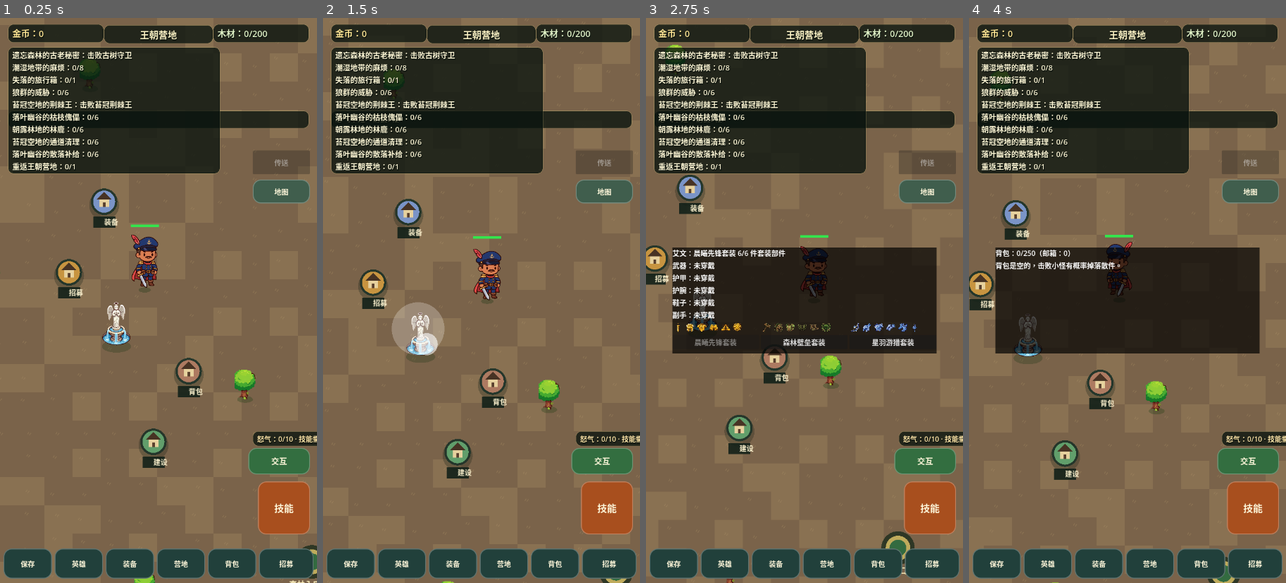
Above: before the commit, frames 1-4 (left to right).
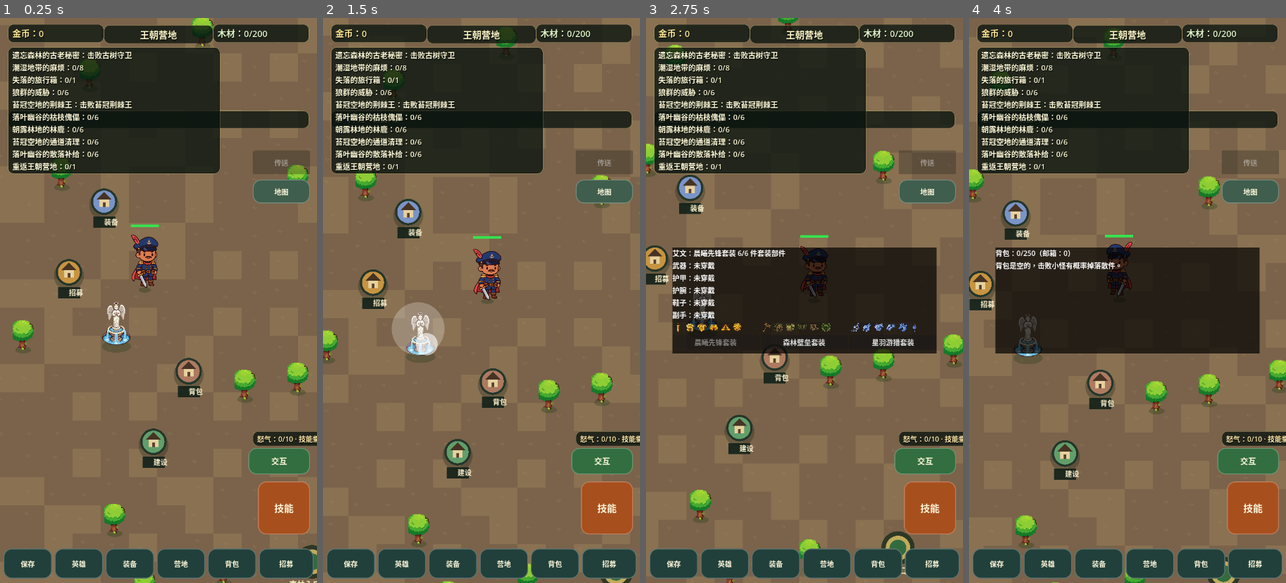
Above: after the commit, the same moments.

Repository: oneyi53/game
Game: Godot game, scene res://scenes/main.tscn
Two runs of this game, one before a commit and one after it. Both use one fixed random seed, a clock stepped at 60 frames per second and the inputs below.
Inputs (mouse positions are in pixels of both pictures, inside the frame that each line leads up to):
- Up to frame 1 (0.25 s): no input
- Up to frame 2 (1.5 s): tap Enter at 0.5 s; move the mouse to (551, 272) at 0.52 s; hold Right (ui_right) 0.53-1.25 s; tap E at 0.6 s; click (551, 272) at 0.67 s; tap Space at 0.77 s; drag from (418, 328) to (465, 413) at 1.27 s
- Up to frame 3 (2.75 s): move the mouse to (836, 176) at 2.02 s; hold Right (ui_right) from 2.03 s (still down); tap Q at 2.1 s
- Up to frame 4 (4 s): release Right (ui_right) at 2.75 s; drag from (1111, 413) to (1032, 215) at 2.77 s; move the mouse to (1222, 385) at 3.52 s; hold Left (ui_left) from 3.53 s (still down); tap B at 3.6 s; tap Space at 3.77 s

The runs differ from the first frame. In frame 1, 1.3% of the frame differs, in the area x 4-98%, y 0-100%; in frame 2, 1.2%; in frame 3, 1.4%, in the area x 0-100%, y 0-98%; in frame 4, 1.4%.

Commit message:
Increase original scene foliage density across full-screen biomes

Diff:
--- a/scripts/core/map.gd
+++ b/scripts/core/map.gd
@@ -12,19 +12,19 @@
 
 const DECORATIONS := {
     "town": {
-        "trees": [Vector2(160, 170), Vector2(1040, 170), Vector2(160, 740), Vector2(1040, 740)],
+        "trees": [Vector2(160, 170), Vector2(1040, 170), Vector2(160, 740), Vector2(1040, 740), Vector2(340, 180), Vector2(860, 180), Vector2(1240, 420), Vector2(220, 520), Vector2(1180, 900), Vector2(420, 1120), Vector2(900, 1180), Vector2(1360, 1120)],
         "landmarks": [{"kind": "fountain", "position": Vector2(600, 450), "radius": 34.0}]
     },
     "moss_crown": {
-        "trees": [Vector2(100, 110), Vector2(300, 180), Vect …(147 unchanged characters)… 0), Vector2(640, 100), Vector2(760, 820)],
+        "trees": [Vector2(100, 110), Vector2(300, 180), Vect …(147 unchanged characters)… 0), Vector2(640, 100), Vector2(760, 820), Vector2(1280, 180), Vector2(1380, 480), Vector2(1260, 980), Vector2(1040, 1220), Vector2(760, 1160), Vector2(360, 1180), Vector2(120, 1080), Vector2(80, 300), Vector2(480, 260), Vector2(680, 940)],
         "landmarks": [{"kind": "tower", "position": Vector2(260, 300), "radius": 30.0}, {"kind": "fountain", "position": Vector2(920, 500), "radius": 28.0}]
     },
     "fallen_leaf": {
-        "trees": [Vector2(110, 130), Vector2(310, 110), Vect …(70 unchanged characters)… ), Vector2(180, 500), Vector2(1040, 560)],
+        "trees": [Vector2(110, 130), Vector2(310, 110), Vect …(70 unchanged characters)… ), Vector2(180, 500), Vector2(1040, 560), Vector2(1320, 240), Vector2(1320, 1040), Vector2(1080, 1220), Vector2(720, 1180), Vector2(360, 1120), Vector2(80, 980), Vector2(80, 320), Vector2(520, 200), Vector2(820, 360), Vector2(1180, 520)],
         "landmarks": [{"kind": "tree_cluster", "position": Vector2(620, 280), "radius": 36.0}]
     },
     "morning_dew": {
-        "trees": [Vector2(100, 160), Vector2(300, 140), Vect …(70 unchanged characters)… ), Vector2(1080, 740), Vector2(900, 800)],
+        "trees": [Vector2(100, 160), Vector2(300, 140), Vect …(70 unchanged characters)… ), Vector2(1080, 740), Vector2(900, 800), Vector2(1320, 300), Vector2(1260, 920), Vector2(1020, 1200), Vector2(660, 1180), Vector2(300, 1120), Vector2(80, 960), Vector2(80, 360), Vector2(520, 240), Vector2(820, 420), Vector2(1180, 560)],
         "landmarks": [{"kind": "tree_cluster", "position": Vector2(600, 450), "radius": 36.0}]
     }
 }
